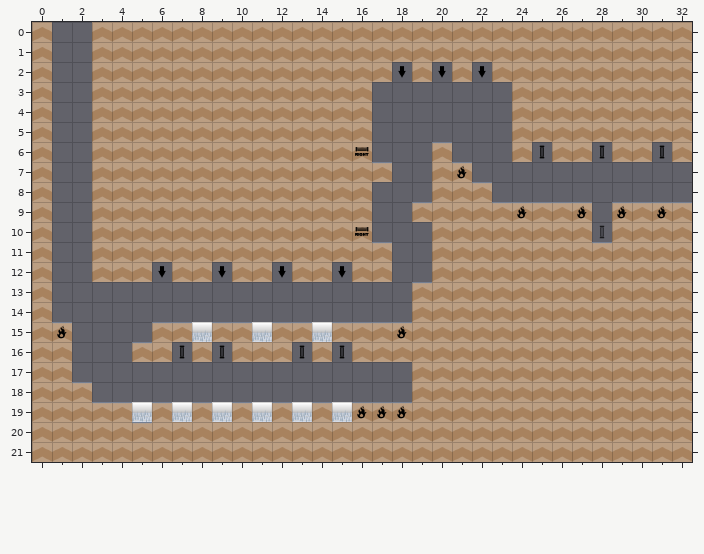
An edit to a level. Tiled map, resources/maps/level1_stage4.tmx. The first picture shows the starting point.
Cells are 64x64 px. Shown: x 0..32, y 0..21.
After the commit:
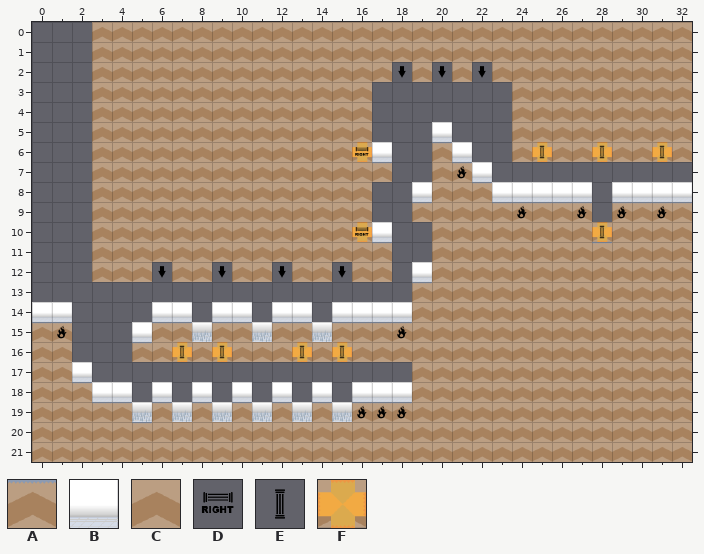
Key: from "tilesheet": A 1, B 2, C 4, D 10, E 12, F 13.
_ is an empty cell.
Tiles replaced or removed in this view: C, D, E.
Change:
Changed rows in their new state; . is an unchanged cell.
Layer "background":
first column x 0:
 5 ....................B............
 6 .................B...B...........
 7 ......................B..........
 8 ...................B...BBBBB.BBBB
10 .................B...............
12 _..................B.............
13 _................................
14 BB....BB.BB.BB.BBBB..............
15 .....B...........................
17 ..B..............................
18 ...BB.B.B.B.B.B.BBB..............
Layer "floor":
first column x 0:
 0 _...............................
 1 _...............................
 2 _...............................
 3 _...............................
 4 _...............................
 5 _...............................
 6 _...............F........F..F..F
 7 _...............................
 8 _...............................
 9 _...............................
10 _...............F...........F...
11 _...............................
12 _...............................
13 _...............................
14 _...............................
15 A...............................
16 .......F.F...F.F................
